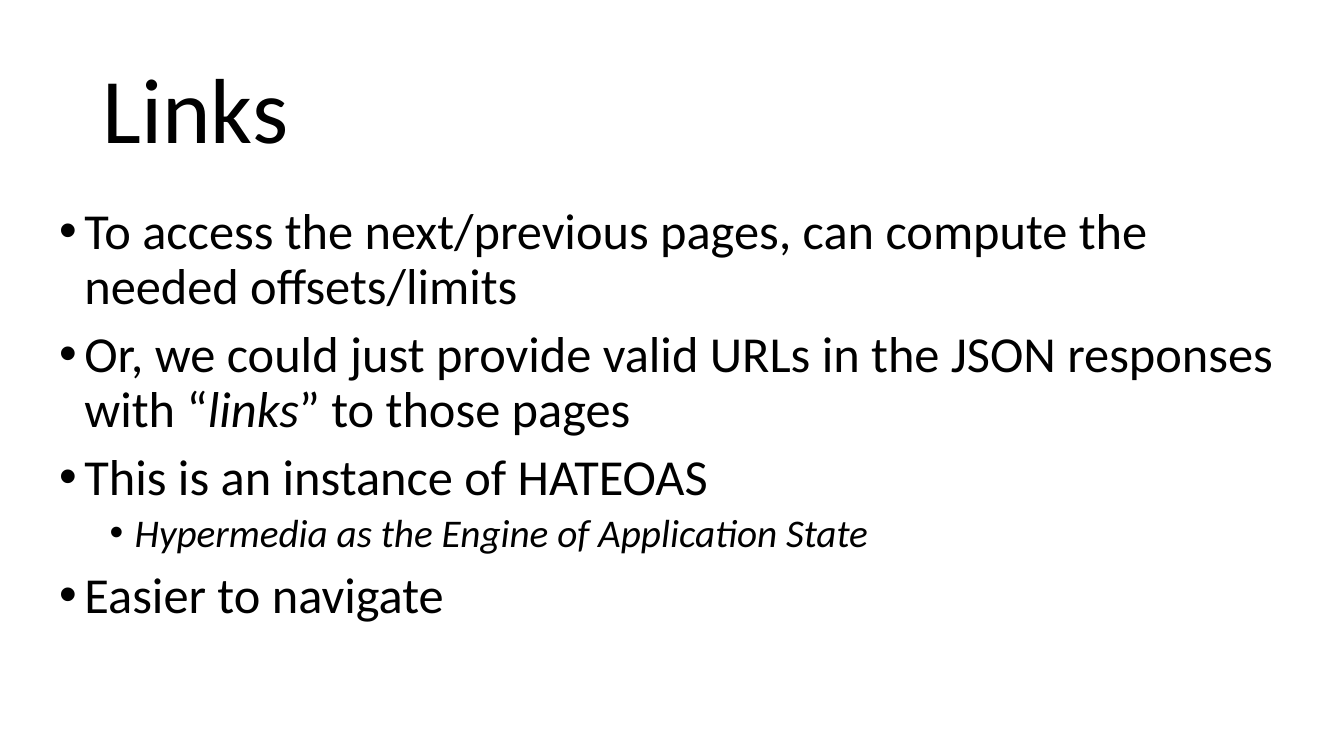
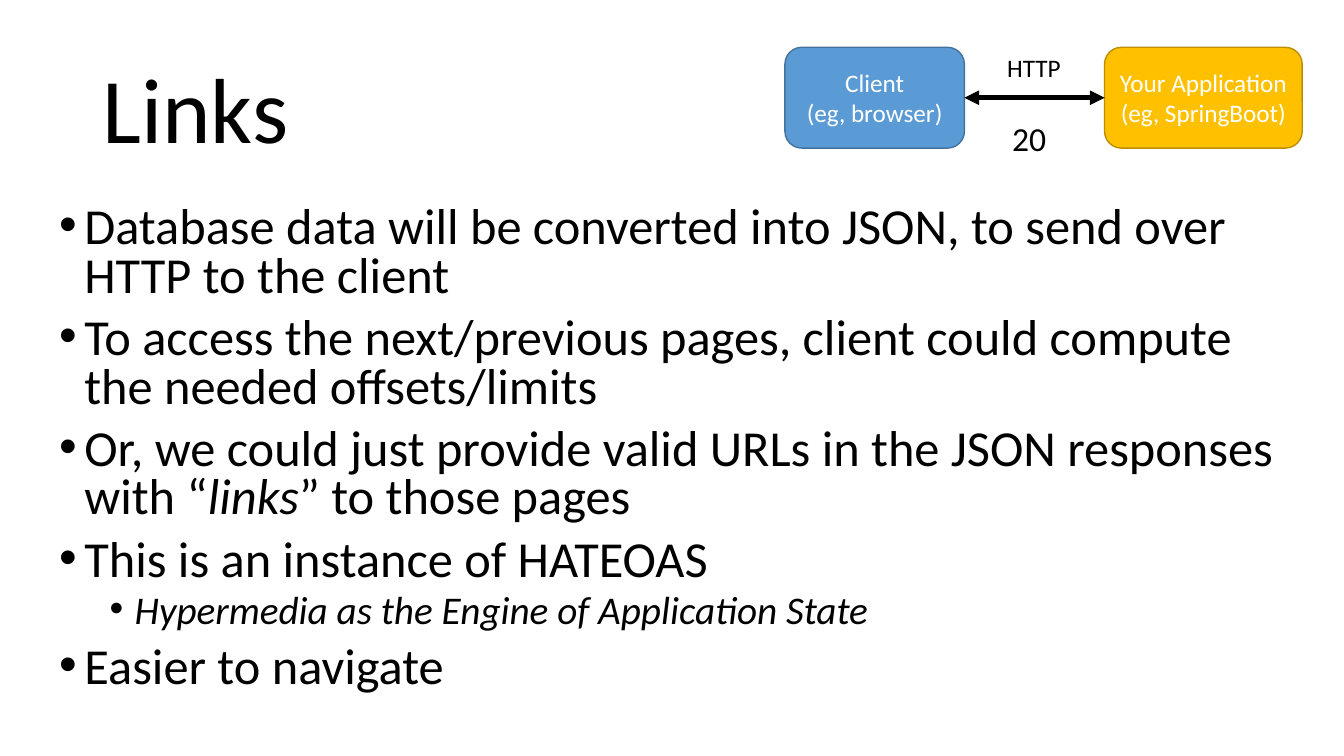
Before and after one commit to arcuri82/testing_security_development_enterprise_systems, a slide deck: slide 26 of doc/advanced/slides/lesson_04.pptx (slide 19 before the commit). Drawn at 1344x756 pixels with LibreOffice and Linux fonts; fonts in the diff are those of the drawing. Boxes give left, top, right and bottom in pixels: in the first picture for what was removed or moved away, otherwise in the second. Text is boxed around its words. In the diff, an @@ line names an element or a change of style, - is before the commit and + after.

Commit message:
working on slides of les 04

```diff
--- a/doc/advanced/slides/lesson_04.pptx
+++ b/doc/advanced/slides/lesson_04.pptx
@@ rounded rectangle added at [785, 47, 965, 148], fill #5B9BD5, outline #43739E 1 pt, 18 pt, text #FFFFFF @@
+Client
+(eg, browser)
@@ rounded rectangle added at [1105, 47, 1303, 148], fill #FFC000, outline #BD8E00 1 pt, 18 pt, text #FFFFFF @@
+Your Application
+(eg, SpringBoot)
@@ text added at [1007, 60, 1061, 77], 18 pt, text #000000 @@
+HTTP
@@ double arrow added from (965, 98) to (1105, 98), #000000 3.5 pt @@
@@ text added at [1012, 129, 1046, 152], 24 pt, text #000000 @@
+20
@@ text at [84, 209, 1232, 406]: text changed @@
-• To access the next/previous pages, can compute the needed offsets/limits
+• Database data will be converted into JSON, to send over HTTP to the client
+• To access the next/previous pages, client could compute the needed offsets/limits
@@ text at [84, 431, 1273, 693]: line spacing 0.9 to 0.8 @@
```
Also in this commit, not shown: 1 other slide changed, 10 slides added.
